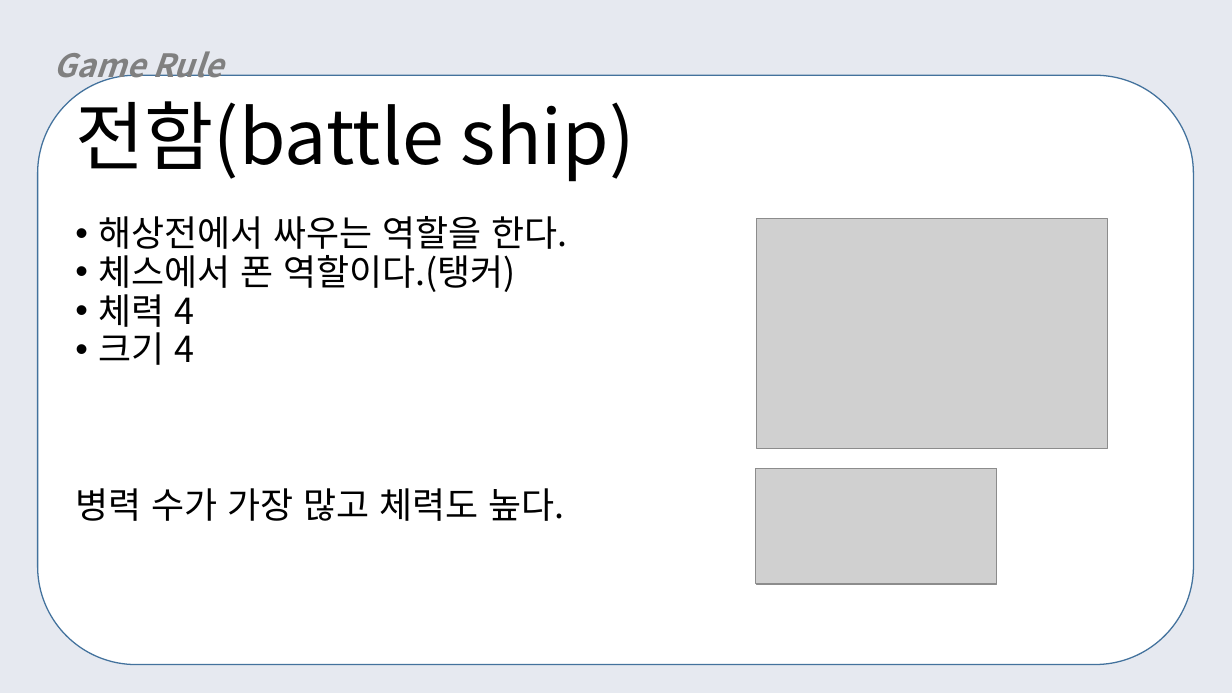
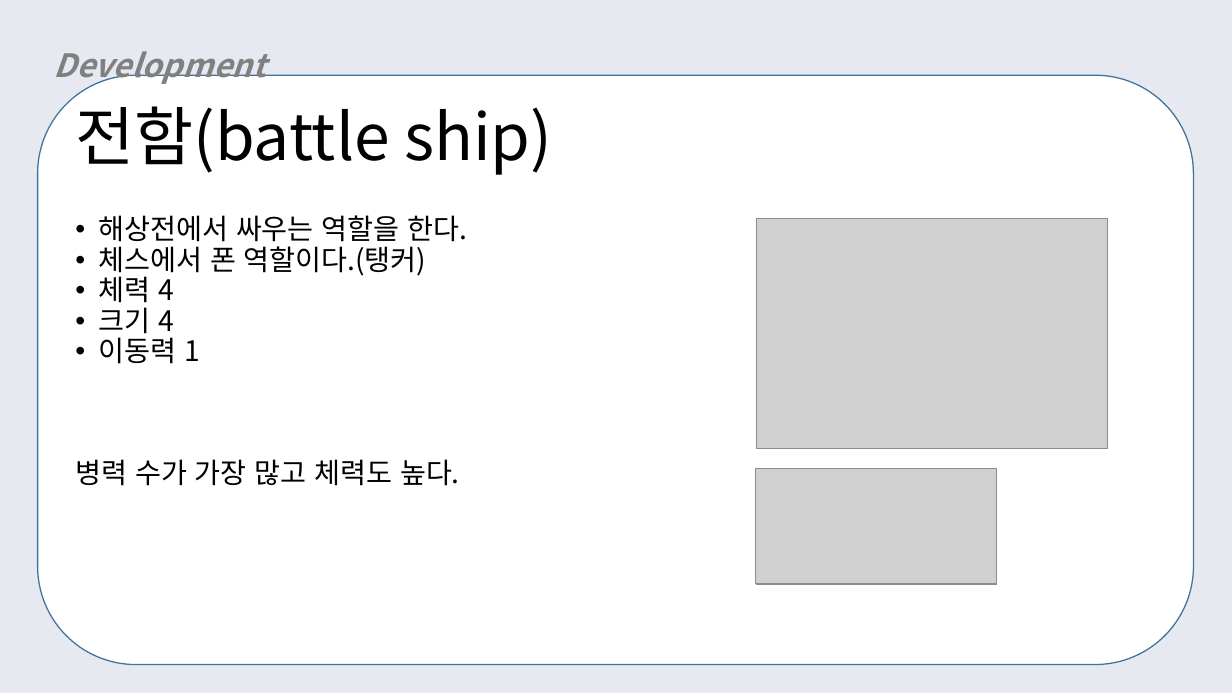
Before and after one commit to yeomyeom/OOP, a slide deck: slide 13 of ppt/객체지향프로그래밍.pptx (slide 7 before the commit). Drawn at 1232x693 pixels with LibreOffice and Linux fonts; fonts in the diff are those of the drawing; grey boxes stand for pictures. Boxes give left, top, right and bottom in pixels: in the first picture for what was removed or moved away, otherwise in the second. Text is boxed around its words. In the diff, an @@ line names an element or a change of style, - is before the commit and + after.

```diff
--- a/ppt/객체지향프로그래밍.pptx
+++ b/ppt/객체지향프로그래밍.pptx
@@ text at [53,51,265,86]: text changed @@
-Game Rule
+Development
@@ title "전함(battle ship)" at [75,95,552,175]: size 58.6 to 50 pt @@
@@ text at [75,215,467,486]: size 28 to 22 pt @@
@@ text at [99,333,200,364]: paragraph added @@
+• 이동력 1
```
Also in this commit, not shown: 13 other slides changed, 18 slides added, 7 slides removed.
